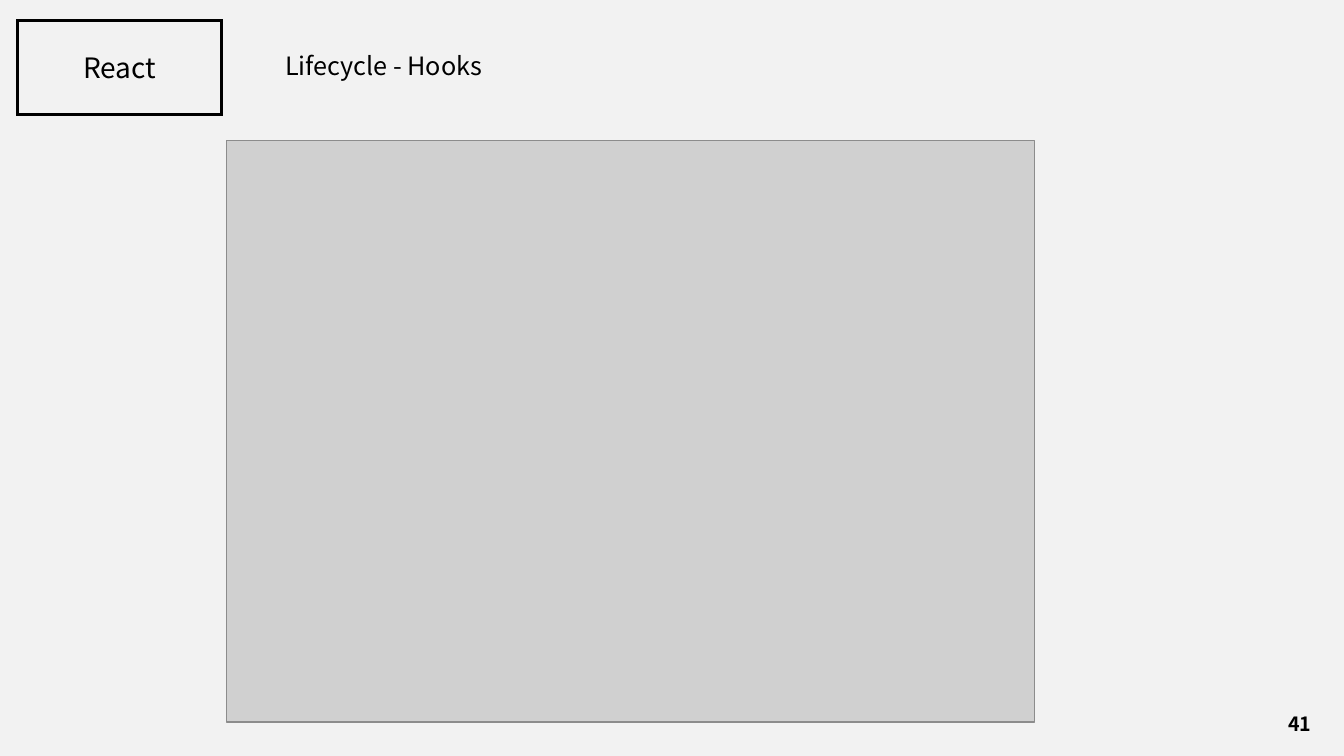
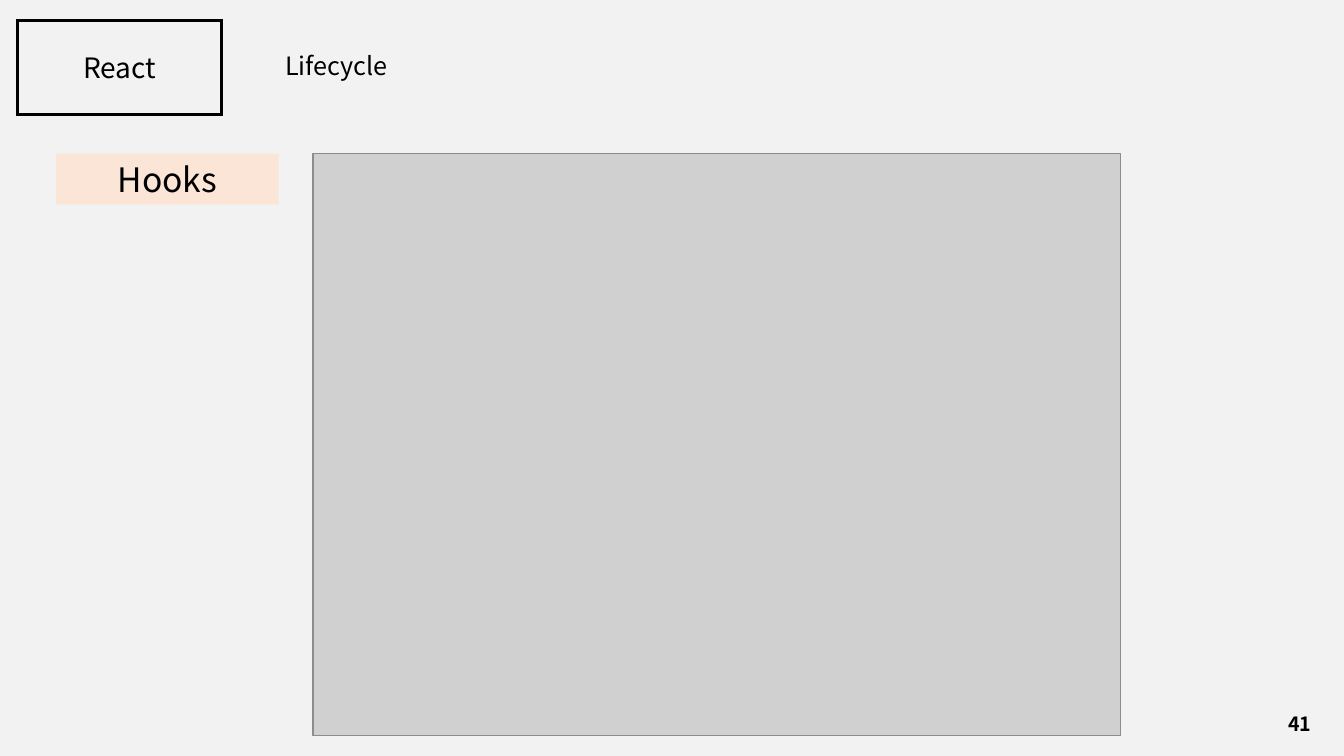
Before and after one commit to J3SUNG/Seminar, a slide deck: slide 41 of 210201_React.pptx. Drawn at 1344x756 pixels with LibreOffice and Linux fonts; fonts in the diff are those of the drawing; grey boxes stand for pictures. Boxes give left, top, right and bottom in pixels: in the first picture for what was removed or moved away, otherwise in the second. Text is boxed around its words. In the diff, an @@ line names an element or a change of style, - is before the commit and + after.

```diff
--- a/210201_React.pptx
+++ b/210201_React.pptx
@@ text at <box>285,54,387,81</box>: text changed @@
-Lifecycle - Hooks
+Lifecycle
@@ rectangle added at <box>56,153,279,204</box>, fill #FBE5D6, 24 pt, text #000000 @@
+Hooks
@@ picture: place and size @@
-picture at <box>227,140,1034,722</box>
+picture at <box>314,153,1121,735</box>
```
Also in this commit, not shown: 5 other slides changed, 1 slide added, 1 slide removed, 1 other file.
